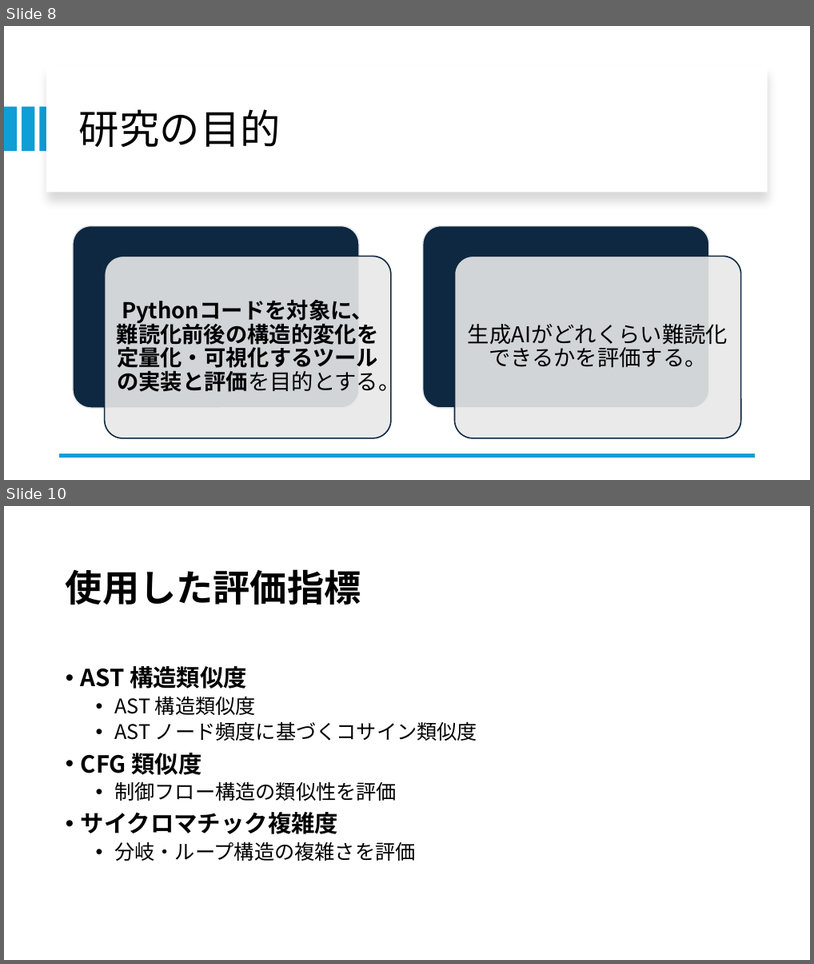
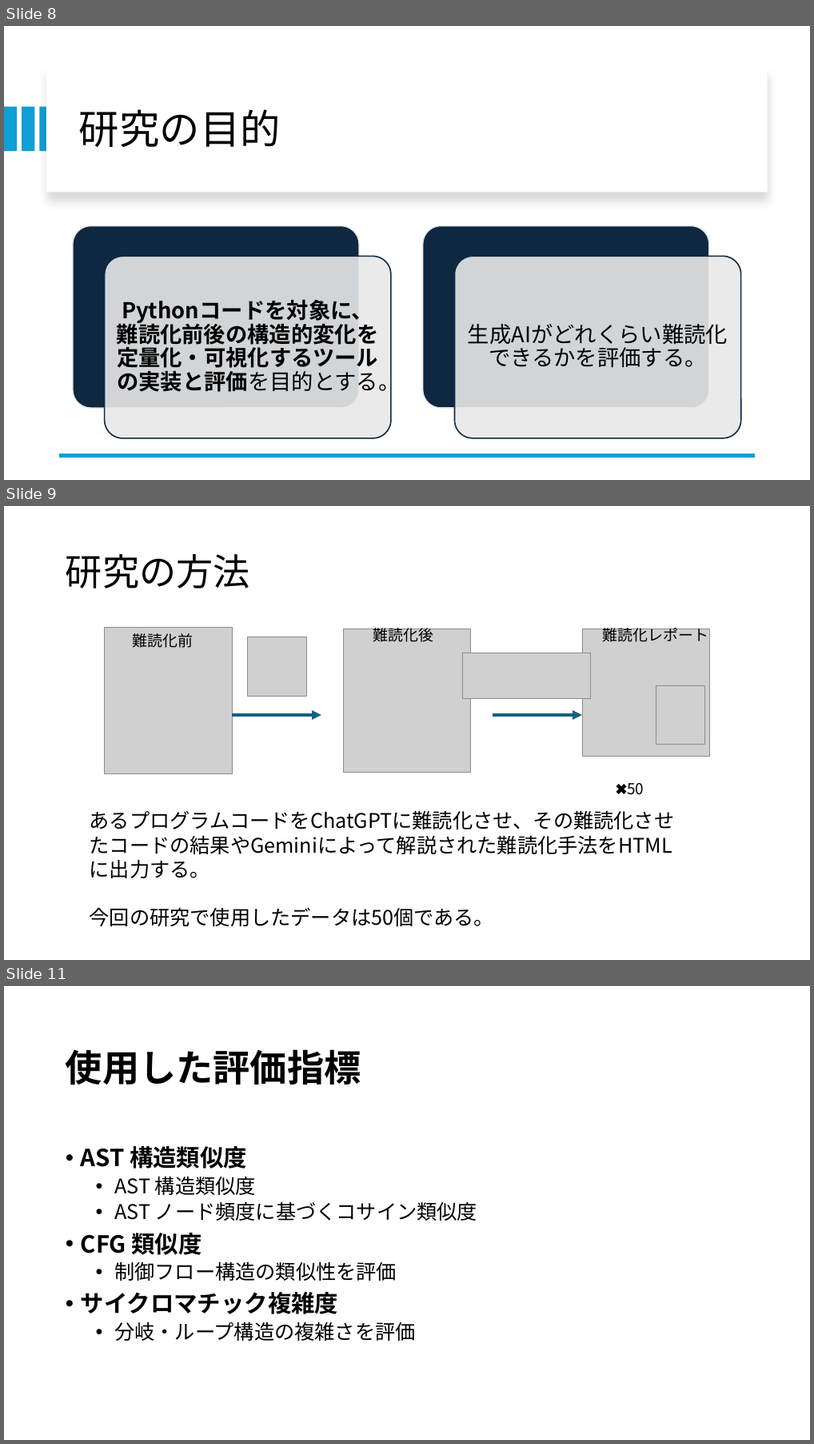
Before and after one commit to tamadalab/2025bthesis_kondo, a slide deck: prezentation.pptx. Shown one above the other, each under a label of ours: slides 8 and 10 before the commit, slides 8, 9 and 11 after it; the slides between them are not shown. The pictures are 814x964 and 814x1444 pixels, drawn with LibreOffice and Linux fonts; fonts in the diff are those of the drawing; grey boxes stand for pictures. Boxes give left, top, right and bottom in pixels: in the first picture for what was removed or moved away, otherwise in the second. Text is boxed around its words. In the diff, an @@ line names an element or a change of style, - is before the commit and + after.

```diff
--- a/prezentation.pptx
+++ b/prezentation.pptx
@@ slide 9 added at (x1=4, y1=506, x2=810, y2=960), background #FFFFFF @@
@@ title added at (x1=66, y1=554, x2=250, y2=588), 44 pt, text #000000 @@
+研究の方法
@@ text added at (x1=374, y1=624, x2=434, y2=642), 18 pt, text #000000 @@
+難読化後
@@ text added at (x1=603, y1=624, x2=709, y2=642), 18 pt, text #000000 @@
+難読化レポート
@@ picture added at (x1=105, y1=627, x2=232, y2=773) @@
@@ text added at (x1=132, y1=633, x2=193, y2=648), 18 pt, text #000000 @@
+難読化前
@@ picture added at (x1=247, y1=636, x2=306, y2=696) @@
@@ picture added at (x1=343, y1=629, x2=471, y2=772) @@
@@ picture added at (x1=582, y1=629, x2=710, y2=756) @@
@@ picture added at (x1=463, y1=652, x2=591, y2=698) @@
@@ picture added at (x1=657, y1=686, x2=705, y2=744) @@
@@ arrow added from (232, 715) to (322, 715), #156082 3.75 pt @@
@@ arrow added from (493, 715) to (582, 715), #156082 3.75 pt @@
@@ text added at (x1=628, y1=783, x2=645, y2=795), 18 pt, text #000000 @@
+✖️50
@@ text added at (x1=90, y1=810, x2=675, y2=926), 24 pt, text #000000 @@
+あるプログラムコードをChatGPTに難読化させ、その難読化させたコードの結果やGeminiによって解説された難読化手法をHTMLに出力する。
+今回の研究で使用したデータは50個である。
@@ what was slide 10 is now slide 11 @@
```
Also in this commit, not shown: 9 slides changed, 10 other slides added, 1 slide removed.
